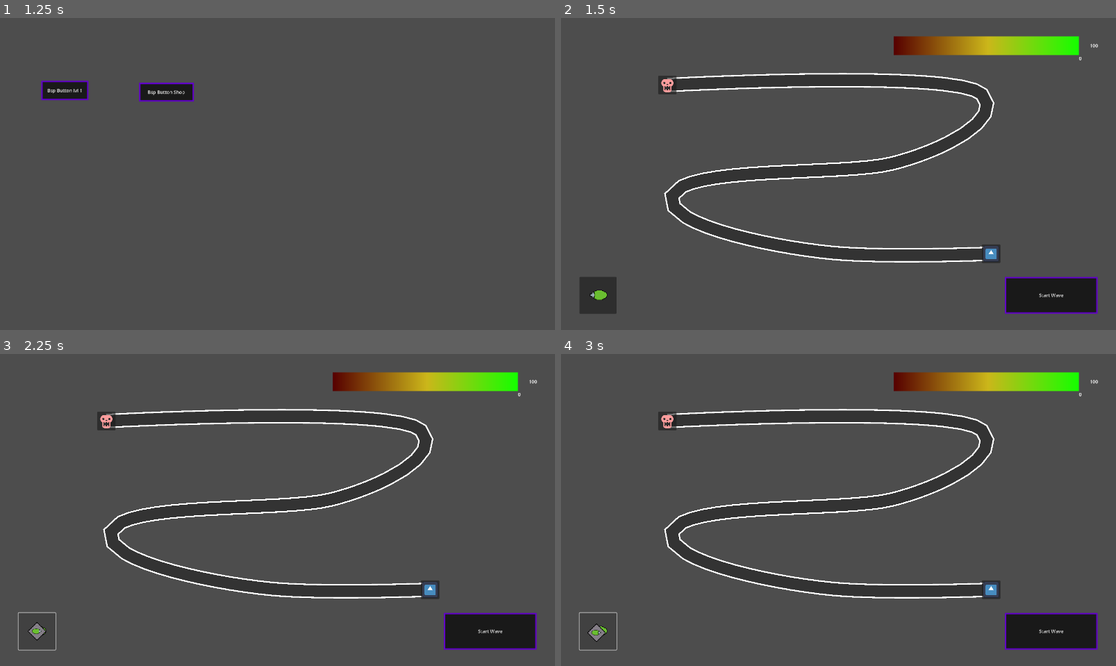
Above: before the commit, frames 1-4 (two rows, left to right).
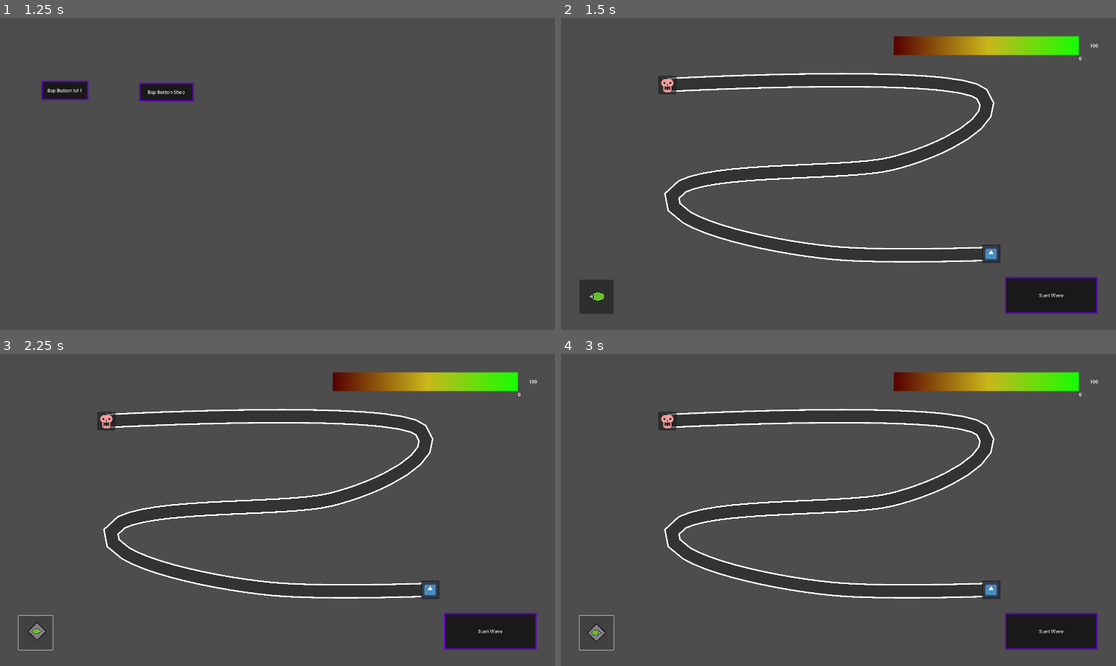
Above: after the commit, the same moments.

Repository: do3les/InfLocher-Tower-Defense
Game: Godot game, scene res://main.tscn
Two runs of this game, one before a commit and one after it. Both use one fixed random seed, a clock stepped at 60 frames per second and the inputs below. The engine's default icon, where the game draws it, is replaced by a stand-in: a white triangle on a blue panel in a dark square.
Inputs (mouse positions are in pixels of both pictures, inside the frame that each line leads up to):
- Up to frame 1 (1.25 s): click "Start Game" at 0.5 s
- Up to frame 2 (1.5 s): click "Bsp Button lvl 1" at 1.25 s
- Up to frame 3 (2.25 s): click (38, 631) at 2.02 s
- Up to frame 4 (3 s): click (594, 631) at 2.77 s

Frame 1 is identical in both runs. In frame 2, 0.2% of the frame differs, in the area x 3-11%, y 83-95%; in frame 3, 0.1%; in frame 4, 0.1%.
Error before the commit: Invalid access to property or key '@Node2D@2' on a base object of type 'Dictionary'. (res://towers/turretScript.gd:21)

Commit message:
Add files via upload

Diff:
--- a/interfaceScenes/gameHUD.tscn
+++ b/interfaceScenes/gameHUD.tscn
@@ -42,10 +42,10 @@
 offset_bottom = 192.0
 script = ExtResource("4_5p21o")
 
-[node name="BuildTowerButton" type="Button" parent="."]
+[node name="basicTower" type="Button" parent="." groups=["build_buttons"]]
 offset_left = 64.0
-offset_top = 896.0
-offset_right = 192.0
+offset_top = 906.0
+offset_right = 182.0
 offset_bottom = 1024.0
 icon = ExtResource("5_yvtse")
 icon_alignment = 1
--- a/levels/baseLevel.gd
+++ b/levels/baseLevel.gd
@@ -14,12 +14,16 @@
 	number = GameData.levels[self.get_name()]["number"]
 	wait = GameData.levels[self.get_name()]["wait"]
 	get_node("HUD/StartWaveButton").pressed.connect(start_wave)
-	get_node("HUD/BuildTowerButton").pressed.connect(build_tower)
+	#building buttons
+	for i in get_tree().get_nodes_in_group("build_buttons"):
+		i.pressed.connect(tower_preview.bind(i.name))
+
+
 
 
 
 # Called every frame. 'delta' is the elapsed time since the previous frame.
-func _process(delta):
+func _process(_delta):
 	pass
 
 func start_wave():
@@ -37,5 +41,23 @@
 	body.queue_free()
 	kills += 1
 
-func build_tower():
-	self.add_child(towerScene.instantiate())
+
+
+
+# Tower bau menü settings etc
+var building
+var buildTower
+
+
+func tower_preview(buildTower):
+	var mouse_position = get_global_mouse_position()
+	var TowerPreNode = load("res://towers/" + buildTower + ".tscn").instantiate()
+
+	get_node("Towers").add_child(TowerPreNode)
+	TowerPreNode.set_name("PreviewTower")
+
+
+
+
+
+#Ende tower bau menü
--- a/levels/level1.tscn
+++ b/levels/level1.tscn
@@ -17,6 +17,14 @@
 
 [node name="Path" parent="." instance=ExtResource("2_5ilm6")]
 position = Vector2(496, 352)
-curve = SubResource("Curve2D_c8cbd")
+curve = SubResource("Curve2D_6jes8")
 
 [node name="HUD" parent="." instance=ExtResource("3_gcw7q")]
+
+[node name="Towers" type="Node2D" parent="."]
+
+[node name="TowerPreview" type="Control" parent="Towers"]
+layout_mode = 3
+anchors_preset = 0
+offset_right = 40.0
+offset_bottom = 40.0
--- a/towers/turretScript.gd
+++ b/towers/turretScript.gd
@@ -4,7 +4,7 @@
 var enemy
 var built = false
 
-func _process(delta):
+func _process(_delta):
 	if enemyArray.size() != 0: #and built:
 		select_enemy()
 		turn()
@@ -41,9 +41,6 @@
 	print("turn")
 
 
-
-
-
 func _on_range_body_entered(body):
 	if built:
 		enemyArray.append(body.get_parent())
Not shown: 1 places in levels/level1.tscn that only renumber resources
